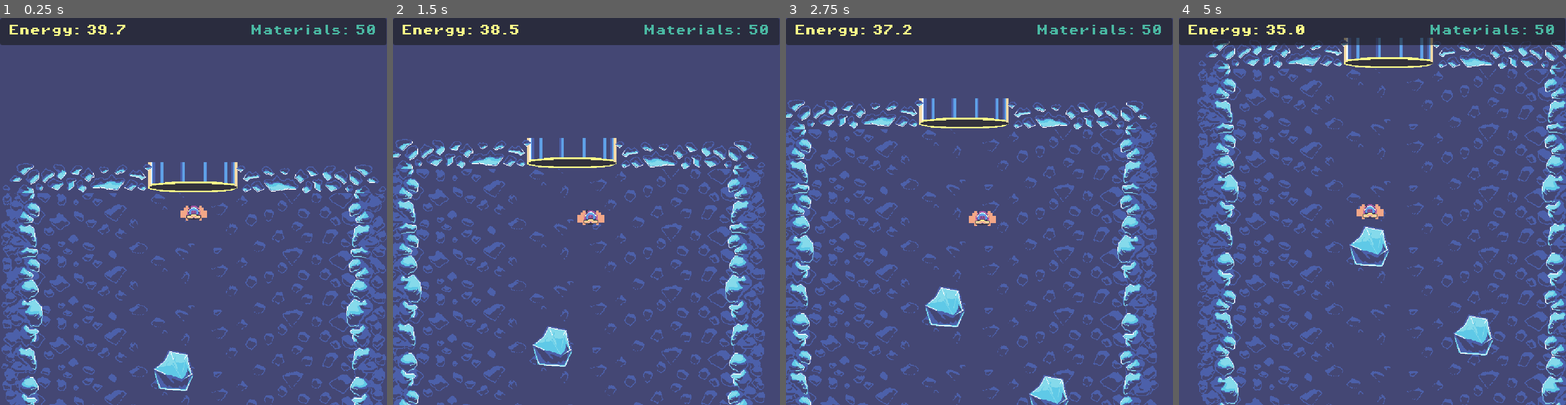
Above: before the commit, frames 1-4 (left to right).
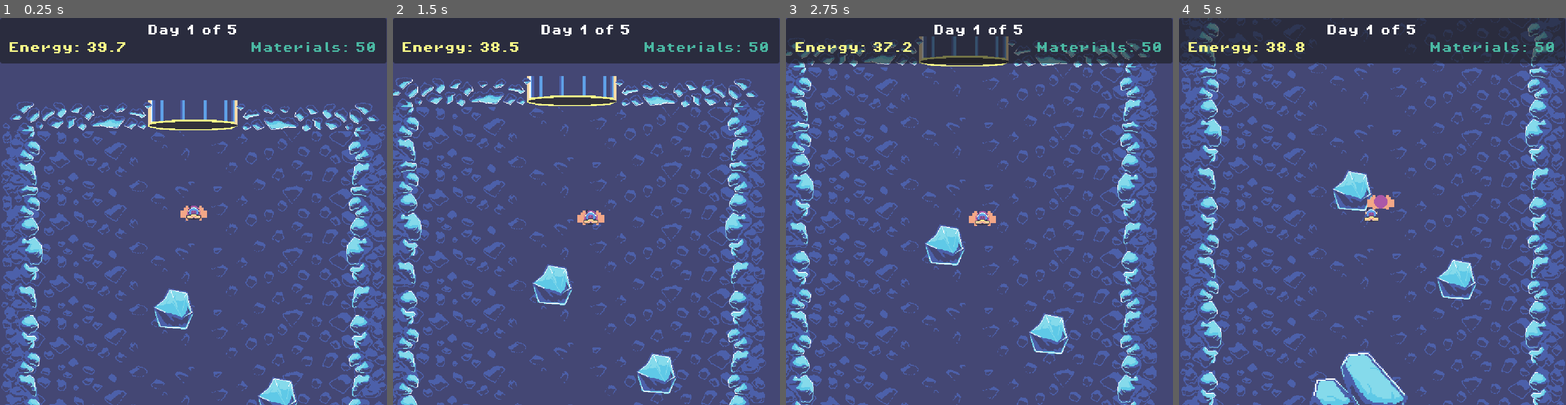
Above: after the commit, the same moments.

Repository: hawkstein/ld57-europan-expedition
Game: Godot game, scene res://scenes/game.tscn
The game is run twice, just before and just after one commit, with the same random seed, the same clock (stepped at 60 frames per second) and the same inputs.
Inputs:
- Up to frame 1 (0.25 s): no input
- Up to frame 2 (1.5 s): hold Right (thrust_right) 0.53-1.28 s; tap Space (deploy_waystation) at 0.6, 1.35 s; hold Left (thrust_left) from 1.28 s (still down)
- Up to frame 3 (2.75 s): release Left (thrust_left) at 2.03 s; hold Right (thrust_right) from 2.03 s (still down); tap Space (deploy_waystation) at 2.1 s
- Up to frame 4 (5 s): release Right (thrust_right) at 2.78 s; hold Left (thrust_left) from 2.78 s (still down); tap Space (deploy_waystation) at 2.85, 3.6, 4.35 s

The runs differ from the first frame. In frame 1, 21% of the frame differs, in the area x 0-100%, y 1-100%; in frame 2, 21%; in frame 3, 20%; in frame 4, 36%, in the area x 0-100%, y 0-100%.

Commit message:
update game ui with days

Diff:
--- a/scenes/game.tscn
+++ b/scenes/game.tscn
@@ -234,7 +234,7 @@
 
 [node name="Submersible" parent="." instance=ExtResource("1_uwrxv")]
 z_index = 1
-position = Vector2(287, 26)
+position = Vector2(287, 118)
 
 [node name="Walls" type="Node2D" parent="."]
 
@@ -387,13 +387,13 @@
 
 [node name="Panel" type="Panel" parent="HUD"]
 offset_right = 575.0
-offset_bottom = 40.0
+offset_bottom = 67.0
 
 [node name="EnergyLabel" type="Label" parent="HUD"]
 offset_left = 12.0
-offset_top = 10.0
+offset_top = 36.0
 offset_right = 128.0
-offset_bottom = 33.0
+offset_bottom = 59.0
 theme_override_colors/font_color = Color(0.992157, 0.996078, 0.537255, 1)
 theme_override_fonts/font = ExtResource("5_iywne")
 theme_override_font_sizes/font_size = 16
@@ -401,13 +401,22 @@
 
 [node name="MaterialsLabel" type="Label" parent="HUD"]
 offset_left = 301.0
-offset_top = 10.0
+offset_top = 36.0
 offset_right = 560.0
-offset_bottom = 33.0
+offset_bottom = 59.0
 theme_override_colors/font_color = Color(0.290196, 0.72549, 0.639216, 1)
 theme_override_fonts/font = ExtResource("5_iywne")
 text = "Materials:"
 horizontal_alignment = 2
+
+[node name="DayLabel" type="Label" parent="HUD"]
+offset_left = 219.0
+offset_top = 10.0
+offset_right = 353.0
+offset_bottom = 33.0
+theme_override_fonts/font = ExtResource("5_iywne")
+theme_override_font_sizes/font_size = 16
+text = "Day X of X"
 
 [node name="Chunks" type="Node2D" parent="."]
 
--- a/scripts/hud.gd
+++ b/scripts/hud.gd
@@ -2,10 +2,12 @@
 
 @onready var energy_label: Label = $EnergyLabel
 @onready var materials_label: Label = $MaterialsLabel
+@onready var day_label: Label = $DayLabel
 
 func _ready() -> void:
 	materials_label.text = "Materials: "+str(GameManager.player_ore)
 	GameManager.connect("ore_updated", on_ore_update)
+	day_label.text = GameManager.get_day()
 
 func _on_submersible_energy_update(energy: float) -> void:
 	energy_label.text = "Energy: "+str(energy).pad_decimals(1)
